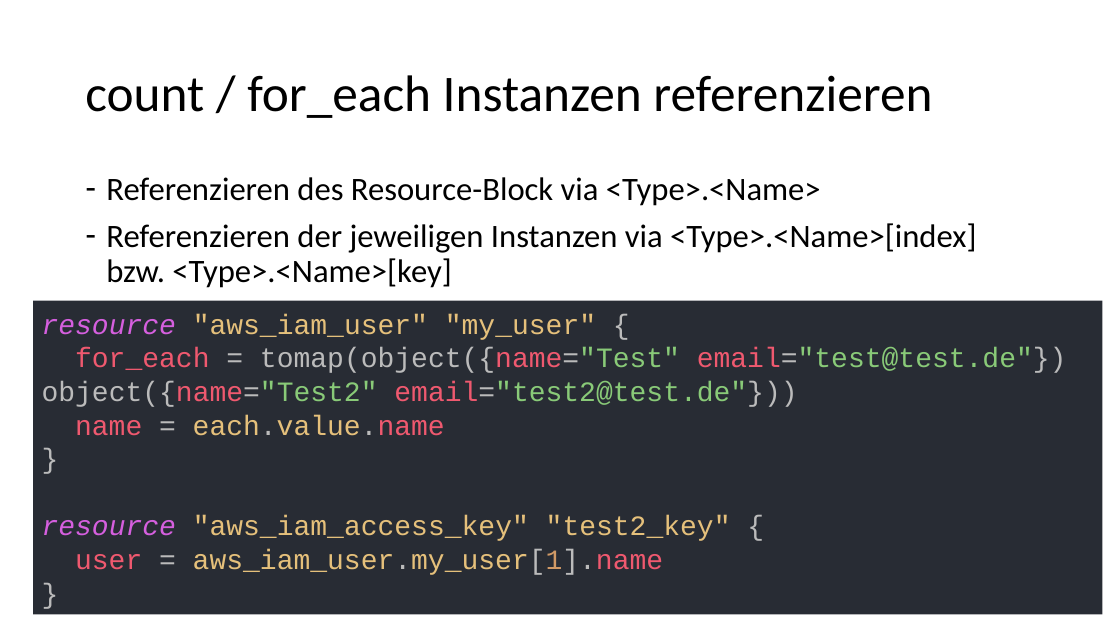
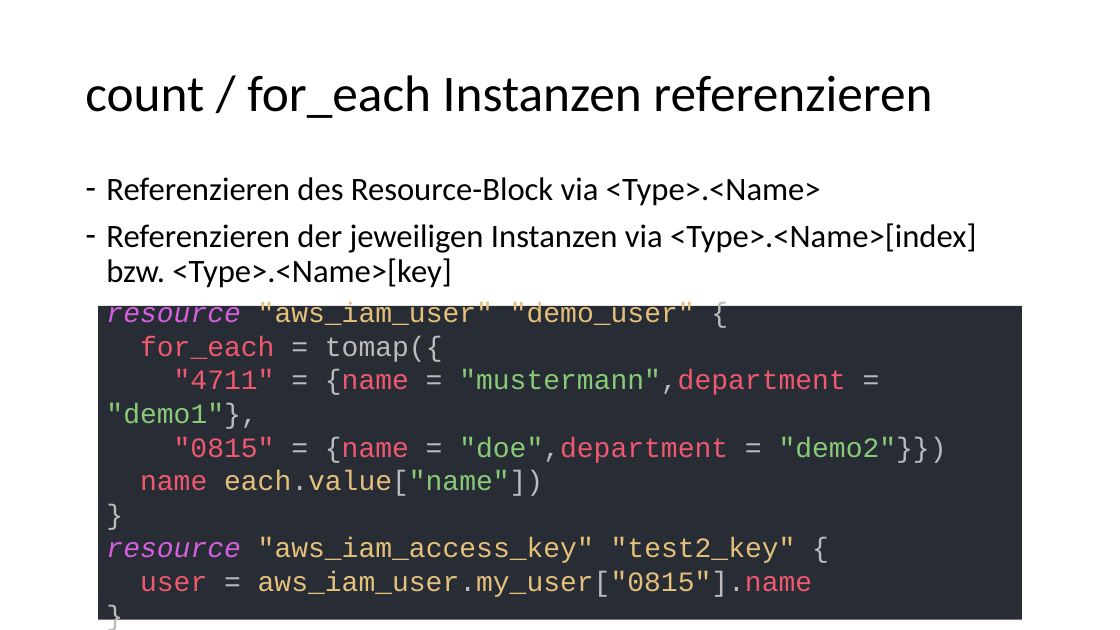
Before and after one commit to djakielski/terraform-schulung, a slide deck: slide 9 of Modul_3_Ressources/Ressources.pptx. Drawn at 1120x630 pixels with LibreOffice and Linux fonts; fonts in the diff are those of the drawing. Boxes give left, top, right and bottom in pixels: in the first picture for what was removed or moved away, otherwise in the second. Text is boxed around its words. In the diff, an @@ line names an element or a change of style, - is before the commit and + after.

```diff
--- a/Modul_3_Ressources/Ressources.pptx
+++ b/Modul_3_Ressources/Ressources.pptx
@@ rectangle "resource "aws_iam_user" "demo_user" { for_each ...": place and size @@
-rectangle "resource "aws_iam_user" "demo_user" { for_each ..." at (34, 301, 1103, 615)
+rectangle "resource "aws_iam_user" "demo_user" { for_each ..." at (98, 306, 1023, 620)
@@ text in rectangle at (106, 302, 947, 597): text changed @@
-resource "aws_iam_user" "my_user" {
-for_each = tomap(object({name="Test" email="test@test.de"}) object({name="Test2" email="test2@test.de"}))
-name = each.value.name
-}
-resource "aws_iam_access_key" "test2_key" {
-user = aws_iam_user.my_user[1].name
-}
+resource "aws_iam_user" "demo_user" {
+for_each = tomap({
+"4711" = {name = "mustermann",department = "demo1"},
+"0815" = {name = "doe",department = "demo2"}})
+name each.value["name"])
+}
+resource "aws_iam_access_key" "test2_key" {
+user = aws_iam_user.my_user["0815"].name
+}
```
Also in this commit, not shown: 2 other slides changed, 2 other files.
